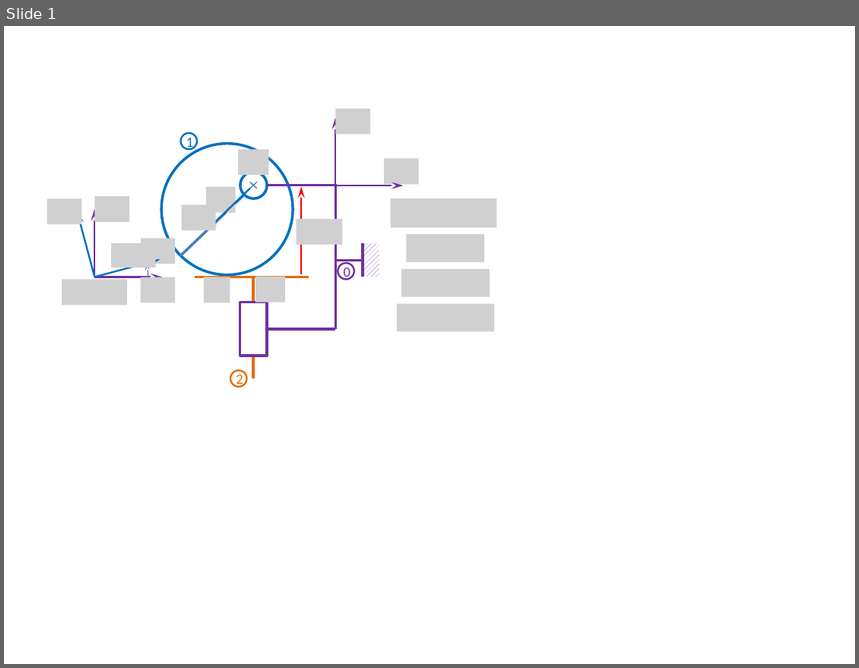
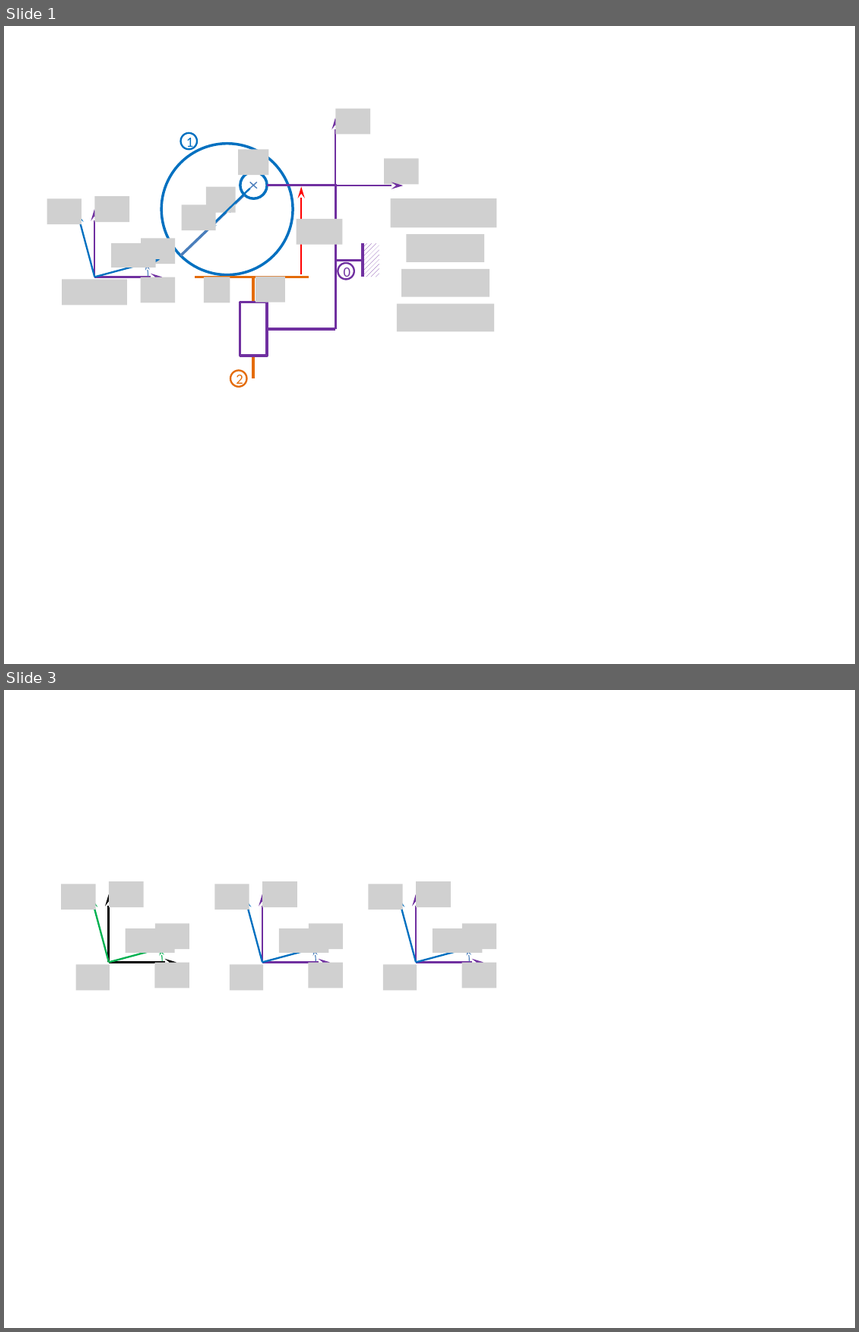
Before and after one commit to xpessoles/CI_03_EtudeCinematique, a slide deck: 06_CinematiquePoint/Cours/png/Figures.pptx. Shown one above the other, each under a label of ours: slide 1 before the commit, slides 1 and 3 after it; the slides between them are not shown. The pictures are 859x668 and 859x1332 pixels, drawn with LibreOffice and Linux fonts; fonts in the diff are those of the drawing; grey boxes stand for pictures. Boxes give left, top, right and bottom in pixels: in the first picture for what was removed or moved away, otherwise in the second. Text is boxed around its words. In the diff, an @@ line names an element or a change of style, - is before the commit and + after.

```diff
--- a/06_CinematiquePoint/Cours/png/Figures.pptx
+++ b/06_CinematiquePoint/Cours/png/Figures.pptx
@@ slide 3 added at <box>4,690,855,1328</box>, background #FFFFFF @@
@@ group added at <box>55,882,189,1015</box>: 6 pictures, 4 arrows, 1 arc (boxed as its full ellipse) @@
@@ group added at <box>209,882,344,1015</box>: 6 pictures, 4 arrows, 1 arc (boxed as its full ellipse) @@
@@ group added at <box>363,882,496,1015</box>: 6 pictures, 4 arrows, 1 arc (boxed as its full ellipse) @@
```
Also in this commit, not shown: 1 other slide added.
